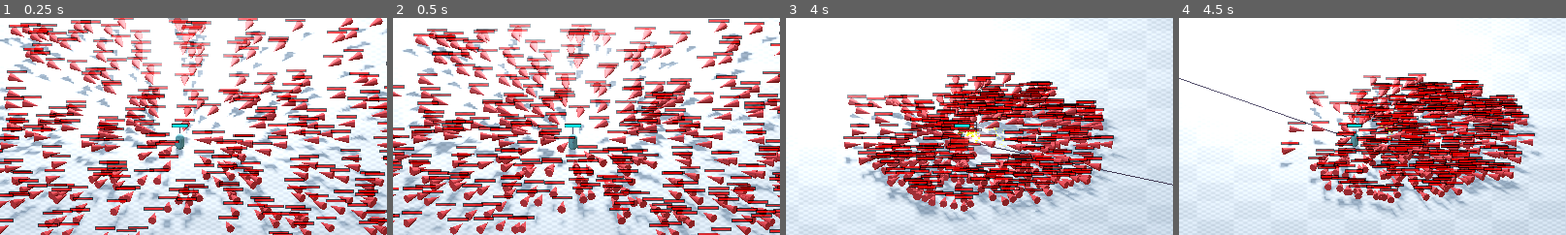
Above: before the commit, frames 1-4 (left to right).
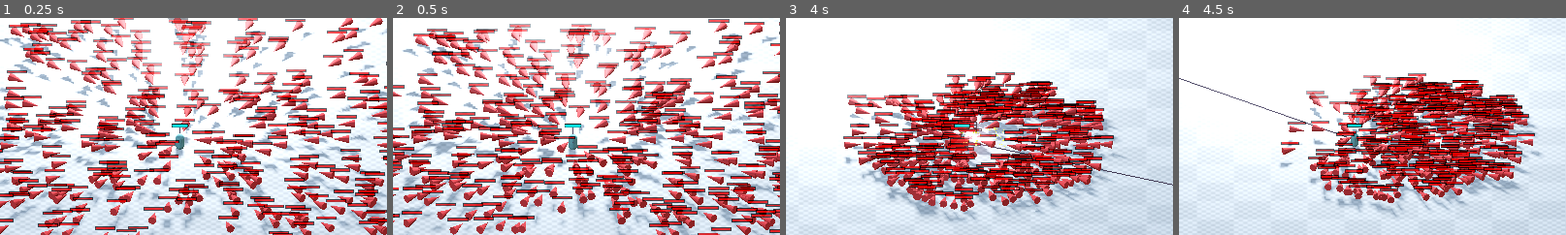
Above: after the commit, the same moments.

Repository: AnubrataDS/swarm
Game: Godot game, scene res://base.tscn
The game is run twice, just before and just after one commit, with the same random seed, the same clock (stepped at 60 frames per second) and the same inputs.
Inputs (mouse positions are % of the whole screen's width and height, from its top left):
- Up to frame 1 (0.25 s): no input
- Up to frame 2 (0.5 s): no input
- Up to frame 3 (4 s): move the mouse to (72, 45) at 0.52 s; press the mouse at (72, 45) at 0.53 s; hold D (right) 0.53-1.28 s; move the mouse to (30, 55) at 1.27 s; release the mouse at (30, 55) at 1.28 s; hold S (down) 1.28-2.03 s; tap Space (dodge) at 1.35, 2.85 s; move the mouse to (60, 28) at 2.02 s; press the mouse at (60, 28) at 2.03 s; hold D (right) 2.03-2.78 s; move the mouse to (45, 70) at 2.77 s; release the mouse at (45, 70) at 2.78 s; hold W (up) 2.78-3.53 s; move the mouse to (80, 65) at 3.52 s; press the mouse at (80, 65) at 3.53 s; hold A (left) from 3.53 s (still down)
- Up to frame 4 (4.5 s): keep holding A (left); move the mouse to (20, 35) at 4.27 s; release the mouse at (20, 35) at 4.28 s; tap Space (dodge) at 4.35 s
The pictures show only the part of the screen within x 27-77%, y 25-75%; the shares and areas given below are measured in that part.

Frames 1-2 are identical in both runs. In frame 3, 0.2% of the frame differs, in the area x 44-51%, y 48-60%; in frame 4, less than 0.1%.

Commit message:
added sauce: muzzle flash death particles glow

Diff:
--- a/enemy.tscn
+++ b/enemy.tscn
@@ -83,6 +83,7 @@
 
 [sub_resource type="GradientTexture1D" id="GradientTexture1D_4gyqm"]
 gradient = SubResource("Gradient_7k104")
+use_hdr = true
 
 [sub_resource type="Curve" id="Curve_qi2p4"]
 _data = [Vector2(0, 1), 0.0, 0.0, 0, 0, Vector2(0.39688715, 0.25409842), 0.48326883, 0.0, 0, 0]
--- a/player.gd
+++ b/player.gd
@@ -11,6 +11,7 @@
 var dodge_multiplier = 3
 var stamina = 100
 @onready var staminabar = $Body/Sprite3D/SubViewport/ProgressBar
+@onready var muzzleFlash = $MuzzleFlash
 func _ready():
 	camera = get_parent().get_node("OrthoCam")
 	viewPortSize = get_viewport().size
@@ -73,7 +74,10 @@
 		return Vector3.INF # Or some other indicator of no intersection
 
 func _shoot():
+	muzzleFlash.emitting = true
+	muzzleFlash.look_at(lookingAt)
 	var bullet = bullet_scene.instantiate()
 	bullet.position = position
-	bullet.look = lookingAt + recoil_strength*(Vector3(randf_range(-1,1),0,randf_range(-1,1)))*(lookingAt-position).length()
+	var recoil = recoil_strength*(Vector3(randf_range(-1,1),0,randf_range(-1,1)))*(lookingAt-position).length()
+	bullet.look = lookingAt + recoil
 	get_parent().add_child(bullet)
--- a/player.tscn
+++ b/player.tscn
@@ -35,6 +35,36 @@
 radius = 0.1
 
 [sub_resource type="ImmediateMesh" id="ImmediateMesh_onrkg"]
+
+[sub_resource type="Curve" id="Curve_i3pqv"]
+_data = [Vector2(0, 1), 0.0, 0.0, 0, 0, Vector2(0.99707603, 0.8052164), 0.0, 0.0, 0, 0]
+point_count = 2
+
+[sub_resource type="CurveTexture" id="CurveTexture_hqtel"]
+curve = SubResource("Curve_i3pqv")
+
+[sub_resource type="ParticleProcessMaterial" id="ParticleProcessMaterial_i3pqv"]
+direction = Vector3(0, 0, -1)
+spread = 30.0
+initial_velocity_max = 3.0
+gravity = Vector3(0, -1, 0)
+scale_min = 0.0
+scale_max = 0.29999998
+scale_curve = SubResource("CurveTexture_hqtel")
+color = Color(3.2944162, 3.2944162, 1.3149769, 1)
+
+[sub_resource type="StandardMaterial3D" id="StandardMaterial3D_hqtel"]
+shading_mode = 0
+vertex_color_use_as_albedo = true
+billboard_mode = 3
+billboard_keep_scale = true
+particles_anim_h_frames = 1
+particles_anim_v_frames = 1
+particles_anim_loop = false
+
+[sub_resource type="QuadMesh" id="QuadMesh_sweqy"]
+material = SubResource("StandardMaterial3D_hqtel")
+size = Vector2(0.1, 0.1)
 
 [node name="Player" type="Node3D"]
 script = ExtResource("1_4flbx")
@@ -75,3 +105,12 @@
 cast_shadow = 0
 mesh = SubResource("ImmediateMesh_onrkg")
 script = ExtResource("2_onrkg")
+
+[node name="MuzzleFlash" type="GPUParticles3D" parent="."]
+emitting = false
+amount = 20
+lifetime = 0.09999999999999999
+one_shot = true
+explosiveness = 0.55
+process_material = SubResource("ParticleProcessMaterial_i3pqv")
+draw_pass_1 = SubResource("QuadMesh_sweqy")
Not shown: 1 places in player.tscn that only renumber resources
